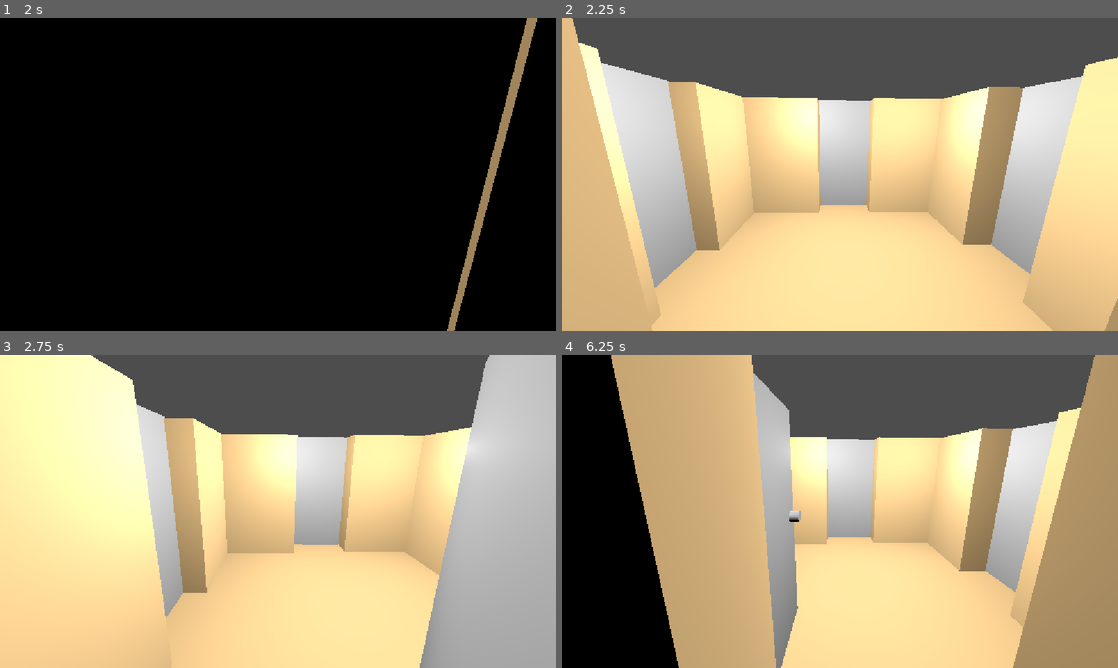
Above: before the commit, frames 1-4 (two rows, left to right).
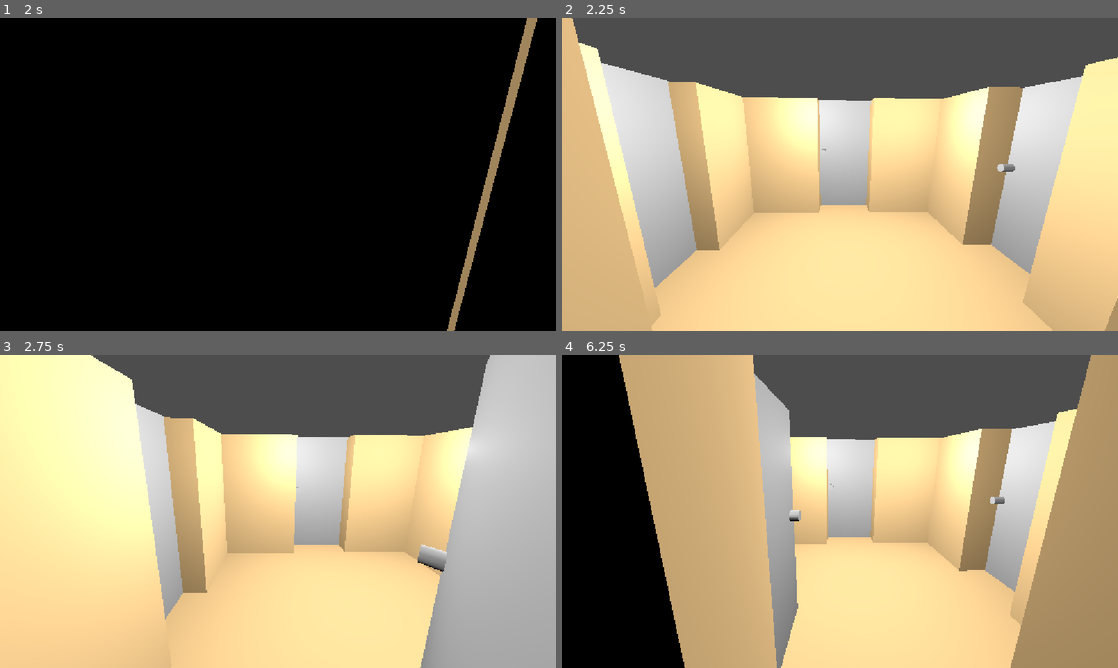
Above: after the commit, the same moments.

Repository: b00lean/ambasada_godot_dojo
Game: Godot game, scene res://mistnonst_1.tscn
Same seed, same stepped clock (60 frames per second), same inputs: the game is played once before the commit and once after it.
Inputs:
- Up to frame 1 (2 s): tap Enter at 0.5 s; hold W from 0.53 s (still down)
- Up to frame 2 (2.25 s): release W at 2.03 s; hold A from 2.03 s (still down)
- Up to frame 3 (2.75 s): keep holding A
- Up to frame 4 (6.25 s): release A at 3.53 s; hold S 3.53-4.28 s; hold D 4.28-5.03 s; hold W 5.03-5.78 s; hold D from 5.78 s (still down)

Frame 1 is identical in both runs. In frame 2, less than 0.1% of the frame differs, in the area x 46-82%, y 41-50%; in frame 3, 0.7%; in frame 4, 2.3%, in the area x 8-96%, y 0-100%.

Commit message:
pridavam kliku i z druhe strany dveri (-:

Diff:
--- a/raf_dvere.tscn
+++ b/raf_dvere.tscn
@@ -115,6 +115,14 @@
 transform = Transform3D(1, 0, 0, 0, -4.371139e-08, -1, 0, 1, -4.371139e-08, 0.4139531, 0.09957296, 0.062384456)
 shape = SubResource("ConcavePolygonShape3D_j0bur")
 
+[node name="madlo2" type="MeshInstance3D" parent="dvere/pevne dvere" unique_id=826393998]
+transform = Transform3D(1.1513082e-05, 0.023620326, 0.999721, -0.99999994, 0.00048742443, -4.2612344e-11, -0.00048728843, -0.99972093, 0.023620328, 0.40815628, 0.10569775, -0.07618068)
+mesh = SubResource("CylinderMesh_nrf0f")
+
+[node name="madlo_cs2" type="CollisionShape3D" parent="dvere/pevne dvere" unique_id=470579196]
+transform = Transform3D(1.1513082e-05, 0.023620326, 0.999721, -0.99999994, 0.00048742443, -4.2612344e-11, -0.00048728843, -0.99972093, 0.023620328, 0.40815628, 0.10569775, -0.07618068)
+shape = SubResource("ConcavePolygonShape3D_j0bur")
+
 [node name="AnimationPlayer" type="AnimationPlayer" parent="." unique_id=151486360]
 libraries/ = SubResource("AnimationLibrary_vfhyi")
 
